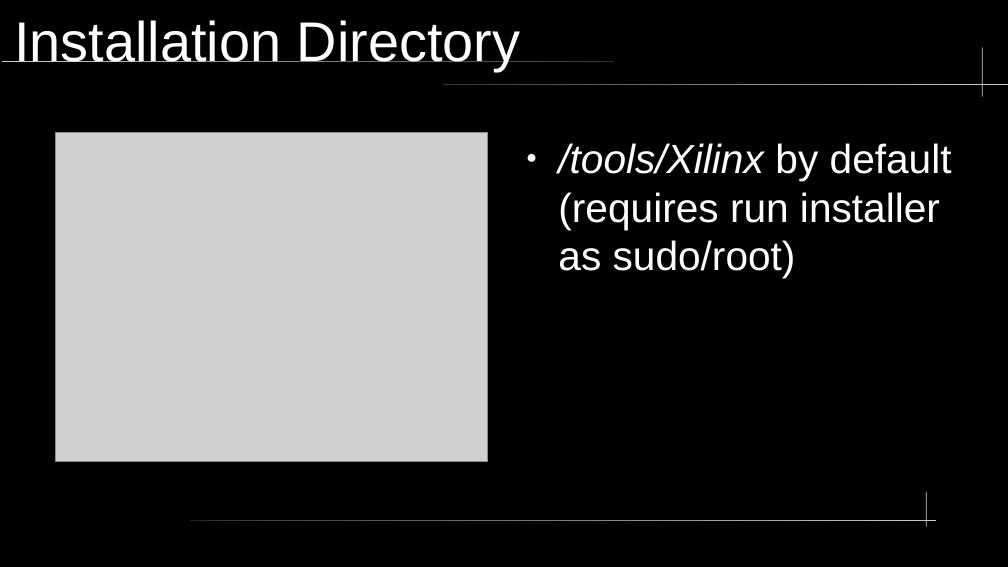
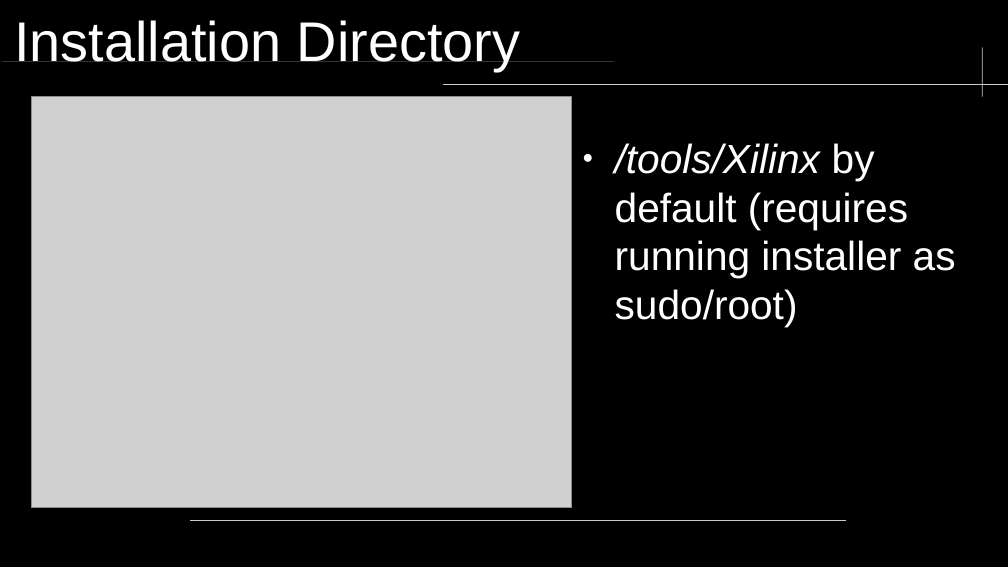
Before and after one commit to neiderm/retro_comp_fpga, a slide deck: slide 5 of docs/soc_t80_setup.odp. Drawn at 1008x567 pixels with LibreOffice and Linux fonts; fonts in the diff are those of the drawing; grey boxes stand for pictures; background and template pictures are left out. Boxes give left, top, right and bottom in pixels: in the first picture for what was removed or moved away, otherwise in the second. Text is boxed around its words. In the diff, an @@ line names an element or a change of style, - is before the commit and + after.

Commit message:
Update install and demo project docs

```diff
--- a/docs/soc_t80_setup.odp
+++ b/docs/soc_t80_setup.odp
@@ picture: place and size @@
-picture at (56, 133, 488, 462)
+picture at (32, 97, 572, 509)
@@ text at (615, 143, 956, 327): text changed @@
-● /tools/Xilinx by default (requires run installer as sudo/root)
+● /tools/Xilinx by default (requires running installer as sudo/root)
@@ freeform shape removed at (927, 492, 928, 527) @@
@@ rounded rectangle: place and size @@
-rounded rectangle at (190, 520, 937, 521)
+rounded rectangle at (190, 520, 846, 521)
```
Also in this commit, not shown: 6 other slides changed, 3 slides added, 2 slides removed, 1 other file.
